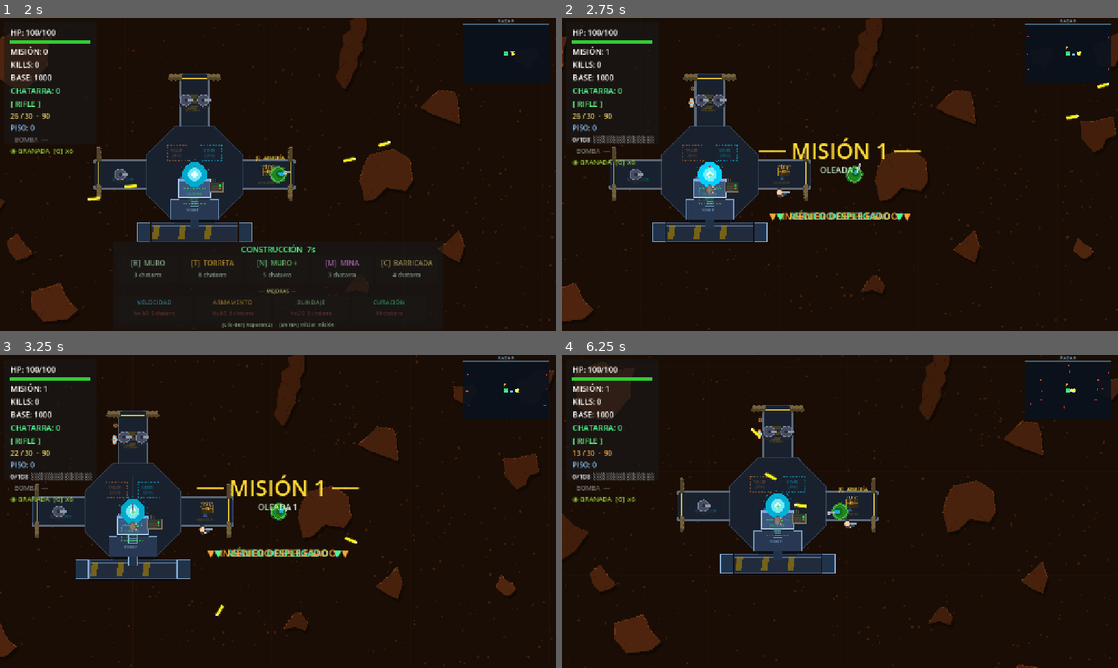
Above: before the commit, frames 1-4 (two rows, left to right).
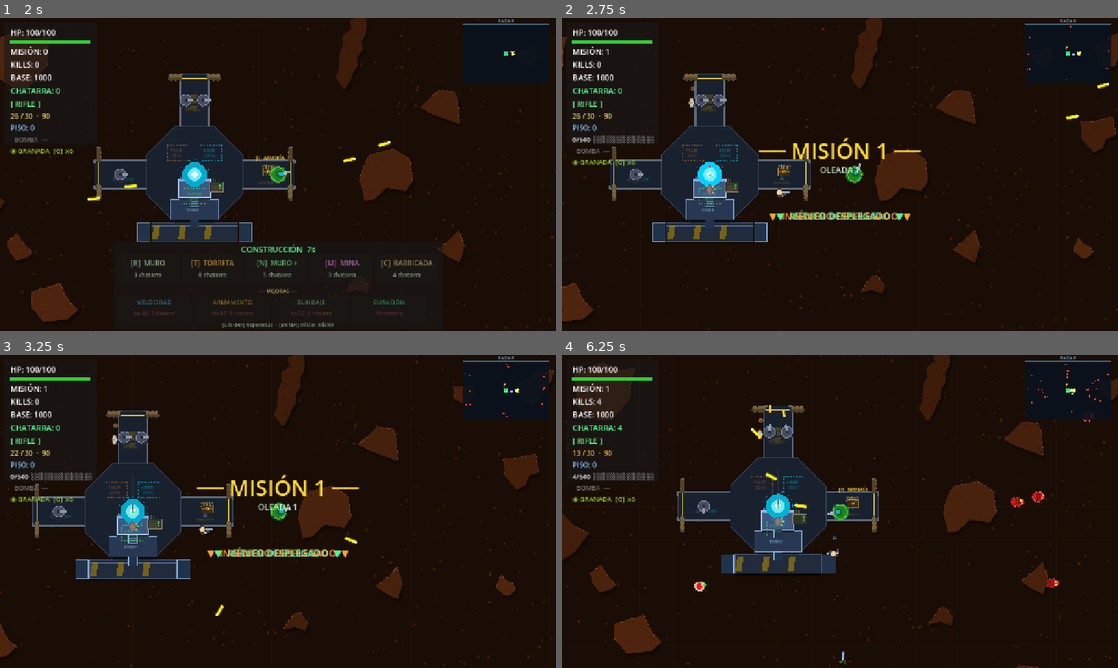
Above: after the commit, the same moments.

Repository: enriquecordero/last-colony
Game: Godot game, scene res://scenes/main.tscn
The game is run twice, just before and just after one commit, with the same random seed, the same clock (stepped at 60 frames per second) and the same inputs. This scene is started directly instead of the project's main scene.
Inputs (mouse positions are in pixels of both pictures, inside the frame that each line leads up to):
- Up to frame 1 (2 s): tap Enter at 0.5 s; move the mouse to (400, 158) at 0.52 s; hold Right (ui_right) 0.53-1.25 s; tap F at 0.6 s; click (400, 158) at 0.67 s; tap Space at 0.77 s; drag from (166, 190) to (383, 152) at 1.27 s
- Up to frame 2 (2.75 s): move the mouse to (895, 105) at 2.02 s; hold Right (ui_right) from 2.03 s (still down); tap Enter at 2.1 s
- Up to frame 3 (3.25 s): release Right (ui_right) at 2.75 s; drag from (250, 574) to (511, 455) at 2.77 s
- Up to frame 4 (6.25 s): move the mouse to (1006, 558) at 3.52 s; hold Left (ui_left) 3.53-4.25 s; tap B at 3.6 s; tap Space at 3.77 s; drag from (673, 464) to (756, 433) at 4.27 s; move the mouse to (867, 511) at 5.02 s; hold Down (ui_down) 5.03-5.75 s; tap N at 5.1 s; click (867, 511) at 5.17 s; drag from (756, 433) to (728, 527) at 5.77 s

Frame 1 is identical in both runs. In frame 2, less than 0.1% of the frame differs, in the area x 3-99%, y 2-40%; in frame 3, less than 0.1%; in frame 4, 2.2%, in the area x 0-100%, y 0-100%.
Error in both runs: Cannot call method 'queue_free' on a null value. (res://scripts/main.gd:466)

Commit message:
x5 enemy swarm: 400+140/wave incursion, 750+350/wave survival
- Spawn interval 0.011s/0.006s — full wave on screen in seconds
- base_spd 180+30/wave / 200+40/wave
- Destructors: 2w+1 to 5w+3 per wave (capped 10-30)

Co-Authored-By: Claude Sonnet 4.6 <noreply@anthropic.com>

Diff:
--- a/scripts/main.gd
+++ b/scripts/main.gd
@@ -1599,9 +1599,9 @@
 	var is_stage3:   bool  = StageManager.selected_mission_id.begins_with("stage3")
 
 	var hp_mult:  float = 1.0 + (_wave - 1) * (0.65 if is_survival else 0.48)
-	var base_spd: float = (140.0 + (_wave - 1) * 28.0) if is_survival else (120.0 + (_wave - 1) * 22.0)
-	var count:    int   = (150 + _wave * 70) if is_survival else (80 + _wave * 28)
-	var interval: float = 0.030 if is_survival else 0.055
+	var base_spd: float = (200.0 + (_wave - 1) * 40.0) if is_survival else (180.0 + (_wave - 1) * 30.0)
+	var count:    int   = (750 + _wave * 350) if is_survival else (400 + _wave * 140)
+	var interval: float = 0.006 if is_survival else 0.011
 	if is_stage2:
 		hp_mult  *= 1.35
 		base_spd *= 1.20
@@ -1610,7 +1610,7 @@
 		hp_mult  *= 1.75
 		base_spd *= 1.45
 		count     = int(count * 1.55)
-		interval  = maxf(interval * 0.75, 0.025)
+		interval  = maxf(interval * 0.75, 0.004)
 
 	_wave_total = count
 	_killed     = 0
@@ -1710,13 +1710,13 @@
 	# Destructores — spawnean separados del conteo normal
 	var destructor_count := 0
 	if is_stage3:
-		destructor_count = mini(_wave + 1, 7)
+		destructor_count = mini(_wave * 5 + 3, 30)
 	elif is_stage2:
-		destructor_count = mini(_wave, 5)
+		destructor_count = mini(_wave * 4, 20)
 	elif is_survival:
-		destructor_count = mini(_wave, 4)
+		destructor_count = mini(_wave * 3, 15)
 	else:
-		destructor_count = mini(_wave, 3)          # desde oleada 1 en todas
+		destructor_count = mini(_wave * 2 + 1, 10)
 
 	for _di in destructor_count:
 		await get_tree().create_timer(randf_range(0.5, 2.5)).timeout
